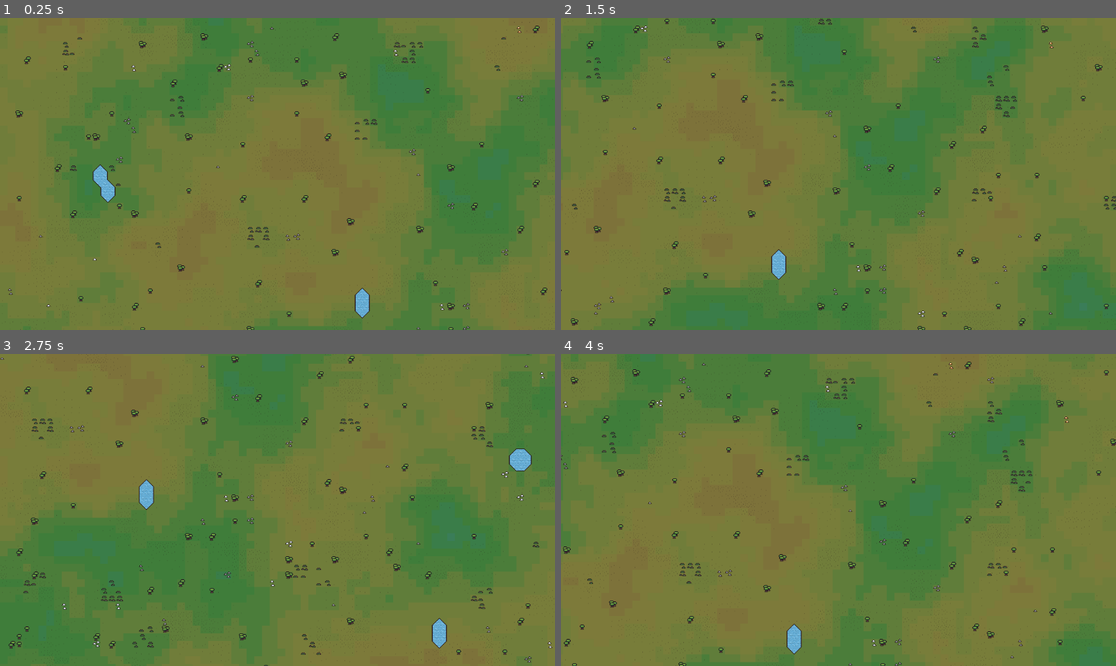
Above: before the commit, frames 1-4 (two rows, left to right).
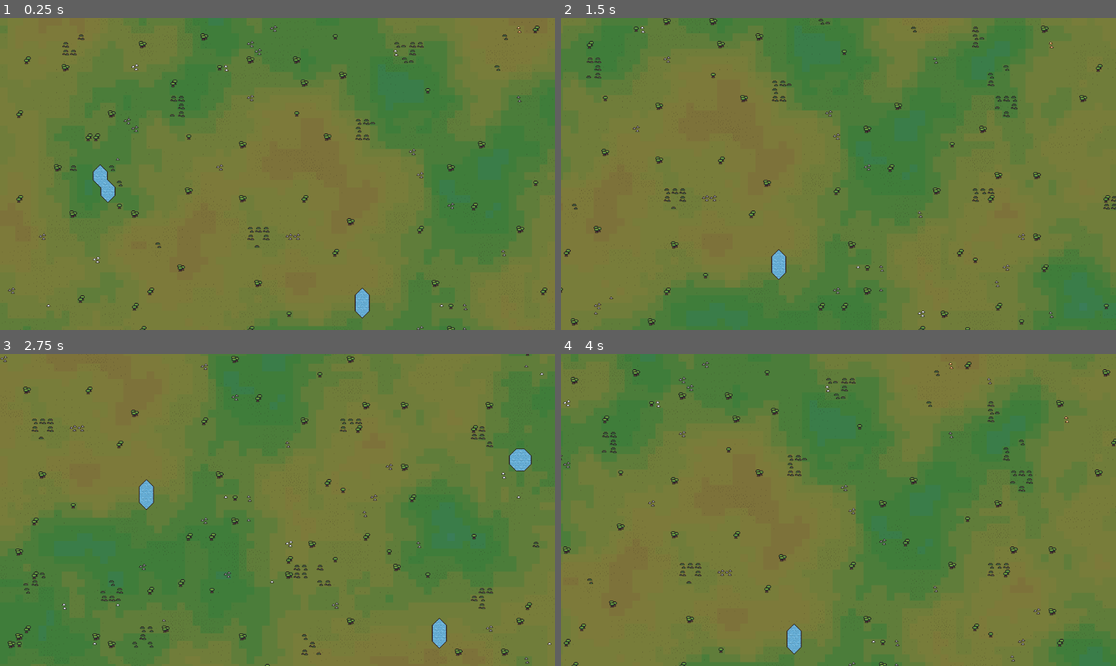
Above: after the commit, the same moments.

Repository: ZouRoung/blitz-kingdoms
Game: Godot game, scene res://OBJECTS/world_gen.tscn
The game is run twice, just before and just after one commit, with the same random seed, the same clock (stepped at 60 frames per second) and the same inputs.
Inputs (mouse positions are in pixels of both pictures, inside the frame that each line leads up to):
- Up to frame 1 (0.25 s): no input
- Up to frame 2 (1.5 s): tap Enter at 0.5 s; move the mouse to (960, 158) at 0.52 s; hold D (right) 0.53-1.28 s; click (960, 158) at 0.67 s; move the mouse to (727, 189) at 1.27 s; hold S (down) from 1.28 s (still down); click (727, 189) at 1.42 s
- Up to frame 3 (2.75 s): move the mouse to (333, 441) at 2.02 s; release S (down) at 2.03 s; hold D (right) from 2.03 s (still down); click (333, 441) at 2.17 s
- Up to frame 4 (4 s): tap Space at 2.75 s; move the mouse to (810, 572) at 2.77 s; release D (right) at 2.78 s; hold W (up) 2.78-3.53 s; click (810, 572) at 2.92 s; move the mouse to (1005, 556) at 3.52 s; hold A (left) from 3.53 s (still down); click (1005, 556) at 3.67 s

The runs differ from the first frame. In frame 1, 1.1% of the frame differs, in the area x 1-98%, y 2-100%; in frame 2, 1.2%; in frame 3, 1.3%, in the area x 0-100%, y 0-100%; in frame 4, 1.2%.

Commit message:
Resources now have a supply and the sprite loading after resource is placed with supply count

Diff:
--- /dev/null
+++ b/SCRIPTS/ResourceData.gd
@@ -0,0 +1,14 @@
+class_name ResourceData
+extends Resource
+
+## Typ der Ressource
+@export var resource_type : String = ""
+
+## Aktueller Supply-Wert
+@export var current_supply : int = 0
+
+## Maximaler Supply-Wert
+@export var max_supply : int = 100
+
+## Weltposition der Ressource
+@export var world_position : Vector2i = Vector2i.ZERO
--- a/SCRIPTS/world_gen.gd
+++ b/SCRIPTS/world_gen.gd
@@ -102,6 +102,8 @@
 @onready var water_tilemap : TileMapLayer = $WaterTileMap
 @onready var ground_details_tilemap : TileMapLayer = $groundDetailsTileMap
 @onready var resource_tilemap : TileMapLayer = $resourceTileMap
+
+var resource_data_map : Dictionary = {}
 
 func _ready():
 	setup_noise()
@@ -355,16 +357,47 @@
 	else: place_single_resource(cell, tree_tiles, placed_resources)
 
 func place_single_resource(cell: Vector2i, tile_list: Array[Vector2i], placed_resources: Dictionary):
-	var index = randi() % tile_list.size()
-	resource_tilemap.set_cell(cell, 0, tile_list[index])
+	## ERST: Supply-Wert generieren
+	var resource_type = get_resource_type_from_tiles(tile_list)
+	var supply = get_resource_supply(resource_type)
+
+	## DANN: Passenden Sprite-Index basierend auf Supply wählen
+	var sprite_index = get_sprite_index_for_supply(supply)
+
+	## Sprite setzen (tile_list[sprite_index] gibt das richtige Sprite zurück)
+	var atlas_coord = tile_list[sprite_index]
+	resource_tilemap.set_cell(cell, 0, atlas_coord)
 	placed_resources[cell] = true
 
+	## ResourceData erstellen mit dem generierten Supply
+	var res_data = ResourceData.new()
+	res_data.world_position = cell
+	res_data.resource_type = resource_type
+	res_data.max_supply = supply
+	res_data.current_supply = supply
+
+	resource_data_map[cell] = res_data
+
 func place_forest_tree(cell: Vector2i, forest_strength: float, placed_resources: Dictionary):
-	var density = (forest_strength - forest_threshold) / (1.0 - forest_threshold)
-	density = clamp(pow(clamp(density, 0.0, 1.0), 1.5), 0.0, 1.0)
-	var tree_index = 0 if density < 0.3 else (1 if density < 0.65 else 2)
+	## Supply generieren
+	var supply = get_resource_supply("tree")
+
+	## Sprite-Index basierend auf Supply wählen
+	var tree_index = get_sprite_index_for_supply(supply)
+
+	## Sprite setzen
 	resource_tilemap.set_cell(cell, 0, tree_tiles[tree_index])
 	placed_resources[cell] = true
+
+	## ResourceData mit generiertem Supply erstellen
+	var res_data = ResourceData.new()
+	res_data.world_position = cell
+	res_data.resource_type = "tree"
+	res_data.max_supply = supply
+	res_data.current_supply = supply
+
+	resource_data_map[cell] = res_data
+
 
 func place_berry_cluster(cell: Vector2i, placed_resources: Dictionary):
 	for dx in range(-berry_cluster_size/2, berry_cluster_size/2 + 1):
@@ -374,3 +407,59 @@
 				if c.x >= 0 and c.x < map_width and c.y >= 0 and c.y < map_height:
 					if not placed_resources.has(c) and not water_cells.has(c):
 						place_single_resource(c, berry_tiles, placed_resources)
+
+func get_resource_supply(resource_type: String) -> int:
+	## Mögliche Supply-Werte für alle Ressourcen
+	var possible_values = [3000, 5000, 7500, 10000, 12500, 15000]
+
+	## Wähle einen zufälligen Wert aus dem Array
+	var random_index = randi() % possible_values.size()
+	return possible_values[random_index]
+
+func get_sprite_index_for_supply(supply: int) -> int:
+	## Ab 10.000 Supply: 3 Bäume/Steine (Index 2)
+	if supply >= 10000:
+		return 2
+	## Ab 5.000 Supply: 2 Bäume/Steine (Index 1)
+	elif supply >= 5000:
+		return 1
+	## Unter 5.000 Supply: 1 Baum/Stein (Index 0)
+	else:
+		return 0
+
+
+func get_resource_type_from_atlas(atlas_coord: Vector2i) -> String:
+	if atlas_coord in tree_tiles: return "tree"
+	if atlas_coord in stone_tiles: return "stone"
+	if atlas_coord in iron_tiles: return "iron"
+	if atlas_coord in gold_tiles: return "gold"
+	if atlas_coord in berry_tiles: return "berry"
+	return "unknown"
+
+func get_resource_type_from_tiles(tile_list: Array[Vector2i]) -> String:
+	## Prüfe, welche Liste übergeben wurde
+	if tile_list == tree_tiles: return "tree"
+	if tile_list == stone_tiles: return "stone"
+	if tile_list == iron_tiles: return "iron"
+	if tile_list == gold_tiles: return "gold"
+	if tile_list == berry_tiles: return "berry"
+	return "unknown"
+
+
+func _input(event: InputEvent):
+	if event is InputEventMouseButton:
+		if event.pressed and event.button_index == MOUSE_BUTTON_LEFT:
+			## Mausposition zu Tile-Koordinaten konvertieren
+			var mouse_pos = get_global_mouse_position()
+			var tile_pos = resource_tilemap.local_to_map(resource_tilemap.to_local(mouse_pos))
+
+			## Prüfen, ob auf dieser Position eine Ressource existiert
+			if resource_data_map.has(tile_pos):
+				show_resource_info(resource_data_map[tile_pos])
+
+func show_resource_info(res_data: ResourceData):
+	print("=== RESSOURCE INFO ===")
+	print("Typ: ", res_data.resource_type.capitalize())
+	print("Supply: ", res_data.current_supply, " / ", res_data.max_supply)
+	print("Position: ", res_data.world_position)
+	print("======================")
Not shown: 1 places in OBJECTS/world_gen.tscn that only renumber resources
Not shown, added: SCRIPTS/ResourceData.gd.uid
